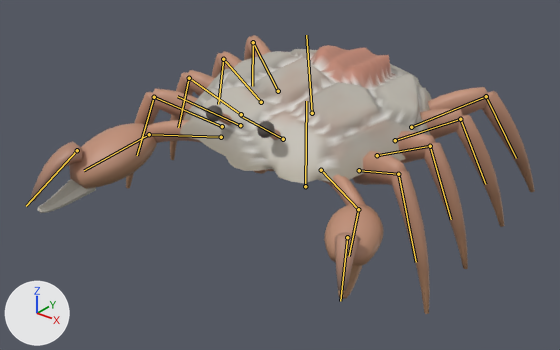
Before and after pictures for a commit that changed the glTF model assets/creatures/reef_crab/reef_crab.glb.
The view is the same before and after, from a 50 mm camera at (1.83, -2.46, 1.54) aimed at (0.01, -0.2, 0.14). The axes (+X, +Y, +Z) are drawn at lower left. The lights are the same throughout. The first picture is the older version. Both versions are drawn at frame 3 of the action 'hit_b'; the numbers are the values there. The bones that bend it are drawn over the model as lines.

In view in the first picture: 'reef_crab'.
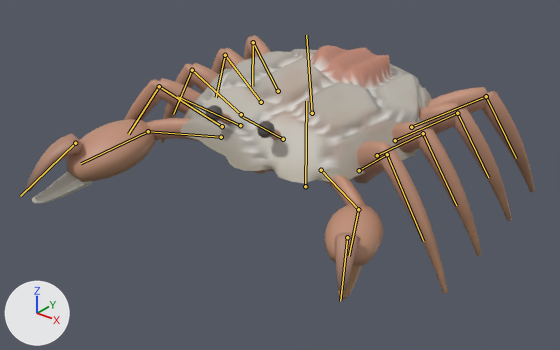
Edits to the scene script, one JSON object a line:
```json
{"block": "bone_leg_l0_a", "where": "bone_leg_l0_a = bpy.data.objects['Armature'].pose.bones['leg_l0_a']  # child of 'body'"}
{"op": "set", "path": "bone_leg_l0_a.rotation_quaternion", "old": "(1.0, 0.0, 0.0, 0.0)", "new": "(0.991, 0.108, 0.055, 0.058)", "note": "degrees (0, 0, 0) -> degrees (13, 6, 7)"}
{"block": "bone_leg_l1_a", "where": "bone_leg_l1_a = bpy.data.objects['Armature'].pose.bones['leg_l1_a']  # child of 'body'"}
{"op": "set", "path": "bone_leg_l1_a.rotation_quaternion", "old": "(1.0, 0.0, 0.0, 0.0)", "new": "(0.996, 0.08, 0.013, 0.043)", "note": "degrees (0, 0, 0) -> degrees (9, 1, 5)"}
{"block": "bone_leg_l2_a", "where": "bone_leg_l2_a = bpy.data.objects['Armature'].pose.bones['leg_l2_a']  # child of 'body'"}
{"op": "set", "path": "bone_leg_l2_a.rotation_quaternion", "old": "(1.0, 0.0, 0.0, 0.0)", "new": "(0.999, 0.039, -0.008, 0.021)", "note": "degrees (0, 0, 0) -> degrees (4, -1, 2)"}
{"block": "bone_leg_r0_a", "where": "bone_leg_r0_a = bpy.data.objects['Armature'].pose.bones['leg_r0_a']  # child of 'body'"}
{"op": "set", "path": "bone_leg_r0_a.rotation_quaternion", "old": "(1.0, 0.0, 0.0, 0.0)", "new": "(0.991, 0.108, -0.055, -0.058)", "note": "degrees (0, 0, 0) -> degrees (13, -6, -7)"}
{"block": "bone_leg_r1_a", "where": "bone_leg_r1_a = bpy.data.objects['Armature'].pose.bones['leg_r1_a']  # child of 'body'"}
{"op": "set", "path": "bone_leg_r1_a.rotation_quaternion", "old": "(1.0, 0.0, 0.0, 0.0)", "new": "(0.996, 0.08, -0.013, -0.043)", "note": "degrees (0, 0, 0) -> degrees (9, -1, -5)"}
{"block": "bone_leg_r2_a", "where": "bone_leg_r2_a = bpy.data.objects['Armature'].pose.bones['leg_r2_a']  # child of 'body'"}
{"op": "set", "path": "bone_leg_r2_a.rotation_quaternion", "old": "(1.0, 0.0, 0.0, 0.0)", "new": "(0.999, 0.039, 0.008, -0.021)", "note": "degrees (0, 0, 0) -> degrees (4, 1, -2)"}
{"block": "bone_crusher_arm", "where": "bone_crusher_arm = bpy.data.objects['Armature'].pose.bones['crusher_arm']  # child of 'body'"}
{"op": "set", "path": "bone_crusher_arm.rotation_quaternion", "old": "(0.972, -0.148, -0.087, -0.162)", "new": "(0.975, -0.122, -0.069, -0.173)", "note": "degrees (-15, -13, -17) -> degrees (-13, -10, -19)"}
```

Location of each change, [x1, y1, x2, y2] in pixels of the pictures (560 x 350 px):
```json
{"object": "reef_crab", "change": "posed", "before": [30, 35, 535, 314], "after": [25, 35, 535, 299]}
{"bone": "leg_l0_a", "before": "(359, 170) to (398, 174)", "after": "(359, 170) to (387, 154)"}
{"bone": "leg_l1_a", "before": "(377, 155) to (430, 146)", "after": "(377, 155) to (423, 133)"}
{"bone": "leg_l2_a", "before": "(395, 140) to (460, 119)", "after": "(395, 140) to (457, 113)"}
{"bone": "leg_r0_a", "before": "(222, 126) to (154, 97)", "after": "(222, 126) to (159, 86)"}
{"bone": "leg_r1_a", "before": "(241, 114) to (189, 78)", "after": "(241, 114) to (192, 70)"}
{"bone": "leg_r2_a", "before": "(261, 102) to (223, 59)", "after": "(261, 102) to (225, 55)"}
{"bone": "crusher_arm", "before": "(221, 137) to (149, 134)", "after": "(221, 137) to (148, 131)"}
```
